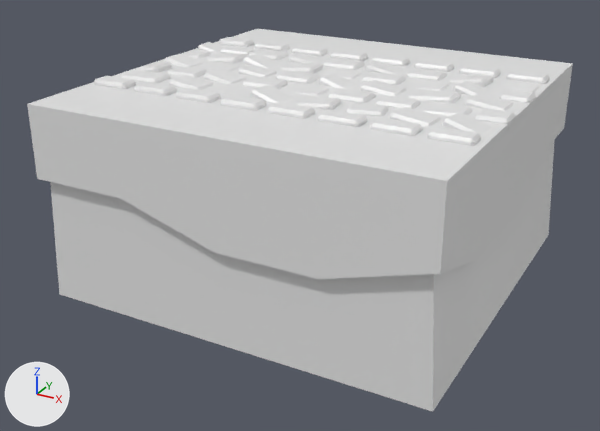
The FBX model New Unity Project/Assets/Models/Forest/ForestLR.fbx as it was, and as the next commit left it.
Camera for both pictures: a camera (50 mm lens) standing at (1.86, -3.62, 1.06) and looking at (-0.04, -0.17, -0.66). Arrows for +X, +Y and +Z are at lower left; the lights stay in place.

Names of what the first picture shows: 'ForestLR'.
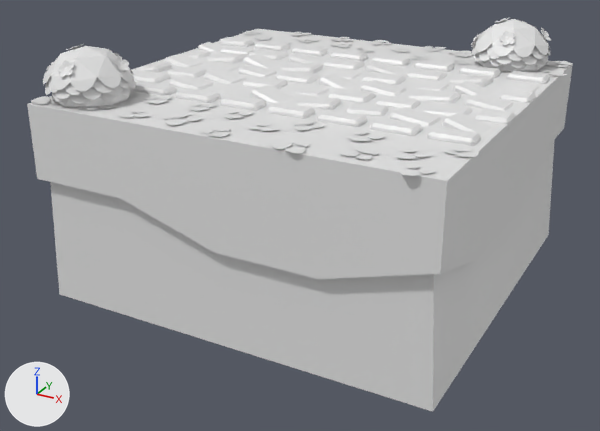
Boxes [x1, y1, x2, y2] around the edits, measured in the pictures (600 x 431 px):
'ForestLR', reshaped
    before: [27, 29, 573, 412]
    after: [27, 18, 573, 412]
part 1 of me_cube_010, added
    after: [233, 18, 571, 77]
part 2 of me_cube_010, added
    after: [31, 44, 479, 176]

The edits, one by one:
me_cube_010 is used by ob_forestlr; location (0.0, 0.0, 0.0).
me_cube_010 had 1434 vertices, 1470 faces and spanned x -1.0..1.01, y -1.0..1.0, z -1.0..0.05.
me_cube_010 now has 4171 vertices, 3178 faces and spans x -1.02..1.04, y -1.03..1.03, z -1.0..0.26.
me_cube_010 part 1: 1436 vertices added at x -1.01..1.04, y 0.57..1.03, z -0.04..0.26.
me_cube_010 part 2: 1301 vertices added at x -1.02..1.02, y -1.03..-0.58, z -0.04..0.26.
